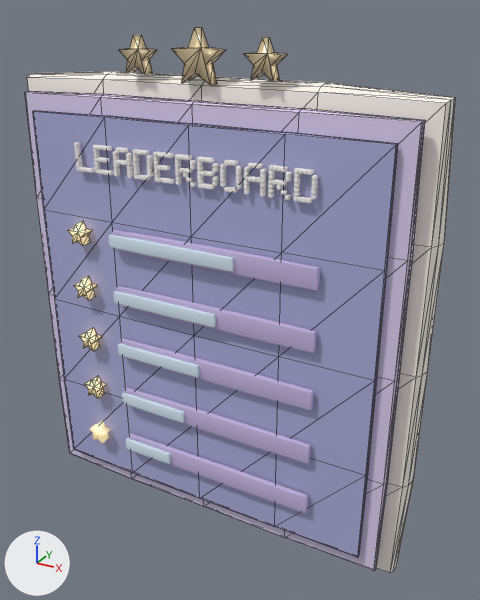
An edit to the glTF model Starlight Shuffle/assets/models/lobby/leaderboard.glb, drawn before and after from the same camera.
Rendered twice from a 50 mm lens placed at (1.62, -2.67, 2.68), pointed at (0.14, 0.02, 1.34). Every picture has the same lights, and +X, +Y and +Z are marked at lower left. The picture after the commit comes second. Mesh edges are drawn as thin lines on the coarser meshes. Where no turn or scale is listed for an object, it has been applied to the vertices.

Names of what the first picture shows: 'LEADERBOARD editable mesh lettering', 'blue display', 'crown star.001', 'lavender bezel', 'outer frame', 'score fill', 'score fill.001', 'score track', 'score track.001', 'score track.002', 'score track.003', 'score track.004' and 10 more.
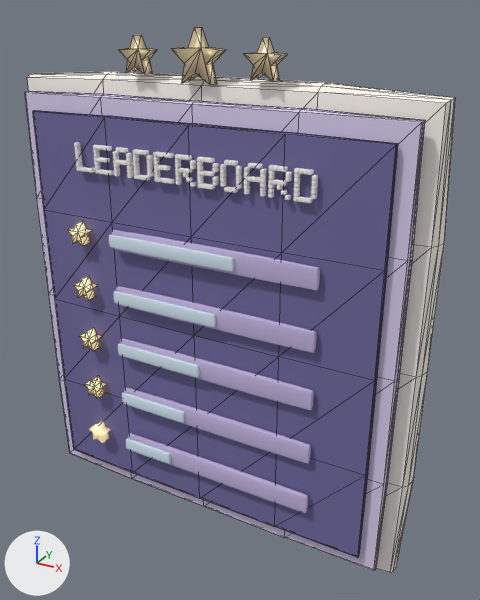
Where the change shows, as pixel boxes (x1, y1, x2, y2) in the pictures (480 x 600 px):
'blue display', recoloured (darker)
    both: (33, 110, 398, 558)

The edits, one by one:
Material 'board' (mat_board) is new.
Its base color is (0.16, 0.14, 0.34) (blue #6f699e).
Its roughness is 0.8.
me_blue_display has 98 vertices, 192 faces and spans x -0.93..0.93, y -0.2..-0.16, z 0.18..2.22.
me_blue_display no longer uses material mat_screen (blue #acadda).
me_blue_display gains material mat_board (blue #6f699e).
